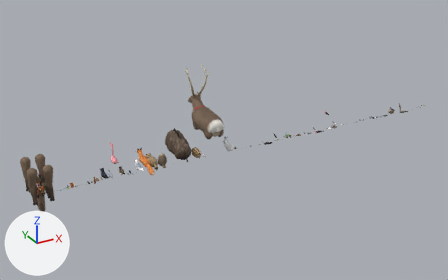
The Blender file blender/creatures_kit.blend, before and after one commit.
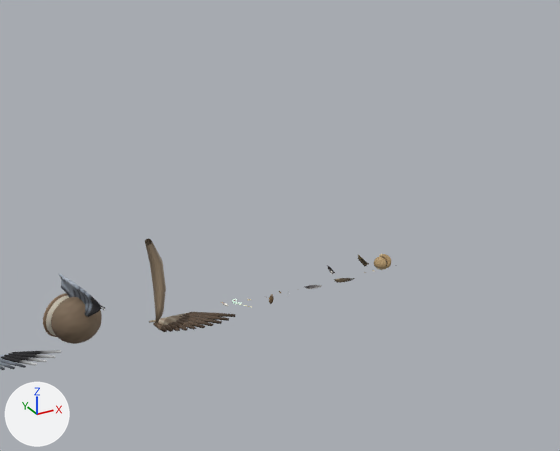
The first picture shows the older version from a camera (50 mm lens) standing at (-101.0, -560.0, 295.0) and looking at (214.0, 12.0, 9.0). The close-ups show the older and then the newer version on the part from 86% to 99% of the width and 28% to 45% of the height of that picture. Only the edits that show in the close-ups are written down. The lights are fixed; the arrows at lower left show +X, +Y and +Z.

The first close-up shows 'Fukurou_Head', 'Fukurou_Wing', 'Fukurou_WingFolded', 'Ga_Wing', 'Kamome_Wing', 'Kamome_WingFolded', 'Minomushi', 'Robin_Wing', 'Robin_WingFolded', 'Shimaenaga_Wing', 'Shimaenaga_WingFolded', 'Yamane'.
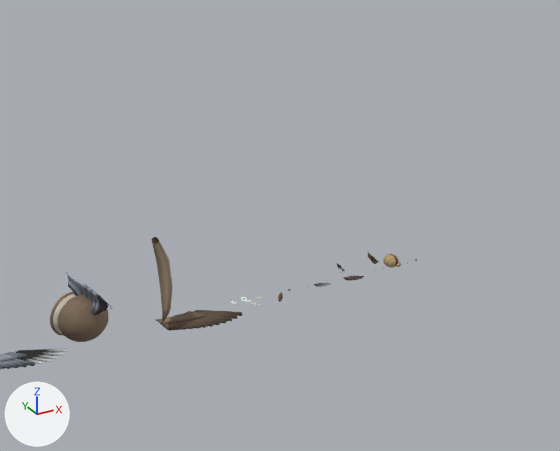
Location of each change, [x1, y1, x2, y2] in pixels of the close-ups (560 x 451 px):
'Fukurou_Head', moved: before [43, 293, 102, 344]; after [50, 292, 108, 342]
'Fukurou_WingFolded', moved: before [145, 239, 166, 324]; after [152, 237, 173, 322]
'Fukurou_Wing', reshaped, moved: before [149, 312, 235, 332]; after [156, 310, 242, 331]
'Kamome_WingFolded', moved: before [59, 274, 105, 317]; after [66, 272, 112, 315]
'Kamome_Wing', moved: before [0, 350, 61, 370]; after [0, 349, 68, 369]
'Yamane', moved: before [374, 254, 391, 270]; after [383, 254, 401, 268]
'Robin_Wing', moved: before [334, 278, 354, 283]; after [343, 276, 364, 280]
'Robin_WingFolded', moved: before [358, 254, 369, 266]; after [368, 252, 379, 264]
'Shimaenaga_Wing', moved: before [304, 285, 322, 289]; after [313, 283, 332, 287]
'Ga_Wing', moved: before [232, 299, 250, 307]; after [241, 297, 260, 305]
'Minomushi', moved: before [269, 294, 274, 304]; after [278, 292, 283, 302]
'Shimaenaga_WingFolded', moved: before [327, 265, 335, 274]; after [337, 263, 345, 273]
part 1 of me_fukurou_wing, rebuilt: before [179, 316, 214, 326]; after [199, 317, 221, 325]
part 2 of me_fukurou_wing, rebuilt: before [182, 314, 222, 324]; after [203, 316, 227, 323]
part 3 of me_fukurou_wing, rebuilt: before [186, 313, 229, 321]; after [194, 311, 237, 319]
part 4 of me_fukurou_wing, rebuilt: before [179, 318, 205, 328]; after [195, 319, 214, 327]
part 5 of me_fukurou_wing, rebuilt (17% taller): before [189, 312, 235, 317]; after [196, 310, 242, 316]
part 6 of me_fukurou_wing, built on: before [153, 320, 196, 332]; after [158, 311, 232, 331]
part 7 of me_fukurou_wing, recoloured: before [158, 323, 174, 332]

The change in detail:
me_fukurou_wing is used by ob_fukurou_wing; location (470.5, 0.0, 0.0).
me_fukurou_wing had 167 vertices, 100 faces and spanned x -1.22..11.91, y -5.75..0.0, z 0.0..0.5.
me_fukurou_wing now has 323 vertices, 176 faces and spans x -1.38..12.02, y -5.81..0.0, z 0.0..0.5.
me_fukurou_wing part 1: the loose piece of 9 vertices spanning x 4.06..6.57, y -5.75..-0.91, z 0.24..0.32 is rebuilt with 9 vertices and now spans x 3.98..6.73, y -5.81..-0.87, z 0.24..0.34.
me_fukurou_wing part 2: the loose piece of 9 vertices spanning x 4.85..8.3, y -5.61..-0.75, z 0.24..0.32 is rebuilt with 9 vertices and now spans x 4.57..8.01, y -5.76..-0.74, z 0.24..0.34.
me_fukurou_wing part 3: the loose piece of 9 vertices spanning x 5.65..10.1, y -5.21..-0.58, z 0.24..0.32 is rebuilt with 9 vertices and now spans x 5.79..10.68, y -5.2..-0.47, z 0.24..0.34.
me_fukurou_wing part 4: the loose piece of 9 vertices spanning x 3.29..4.96, y -5.67..-1.06, z 0.24..0.32 is rebuilt with 9 vertices and now spans x 3.4..5.52, y -5.75..-1.0, z 0.24..0.34.
me_fukurou_wing part 5: the loose piece of 9 vertices spanning x 6.46..11.91, y -4.51..-0.42, z 0.24..0.32 is rebuilt with 9 vertices and now spans x 6.41..12.02, y -4.65..-0.34, z 0.24..0.34.
me_fukurou_wing part 6: 28 vertices moved from x -1.22..3.62, y -4.56..-1.28, z 0.24..0.32 to x -0.82..5.04, y -4.75..-1.01, z 0.24..0.36; 17 vertices removed from x 0.63..3.49, y -5.45..-1.21, z 0.24..0.32; 173 vertices added at x -1.38..10.78, y -5.6..-0.5, z 0.24..0.5.
me_fukurou_wing part 7: 8 kept faces spanning x -0.82..4.9, y -4.75..-1.14, z 0.28..0.36 get new vertex colours; the middle colour goes from brown #665341 to brown #63503f.
Object 'Kamome_Wing' (ob_kamome_wing) moves from (437.6, 0.0, 0.0) to (438.7, 0.0, 0.0).
Object 'Kamome_WingFolded' (ob_kamome_wingfolded) moves from (453.5, 0.0, 0.0) to (454.8, 0.0, 0.0).
Object 'Fukurou_Head' (ob_fukurou_head) moves from (456.7, 0.0, 0.0) to (458.0, 0.0, 0.0).
Object 'Fukurou_WingFolded' (ob_fukurou_wingfolded) moves from (465.1, 0.0, 0.0) to (466.4, 0.0, 0.0).
Object 'Fukurou_Wing' (ob_fukurou_wing) moves from (470.5, 0.0, 0.0) to (471.7, 0.0, 0.0).
Object 'Ga_Wing' (ob_ga_wing) moves from (486.2, 0.0, 0.0) to (488.0, 0.0, 0.0).
Object 'Minomushi' (ob_minomushi) moves from (493.5, 0.0, 0.0) to (495.2, 0.0, 0.0).
Object 'Shimaenaga_Wing' (ob_shimaenaga_wing) moves from (499.6, 0.0, 0.0) to (501.4, 0.0, 0.0).
Object 'Shimaenaga_WingFolded' (ob_shimaenaga_wingfolded) moves from (503.4, 0.0, 0.0) to (505.2, 0.0, 0.0).
Object 'Robin_Wing' (ob_robin_wing) moves from (505.2, 0.0, 0.0) to (507.0, 0.0, 0.0).
Object 'Robin_WingFolded' (ob_robin_wingfolded) moves from (509.4, 0.0, 0.0) to (511.3, 0.0, 0.0).
Object 'Yamane' (ob_yamane) moves from (514.3, 0.0, 0.0) to (516.2, 0.0, 0.0).
